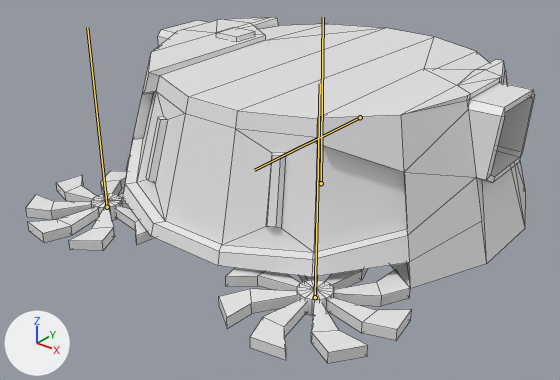
The FBX model Project Dog/Assets/Art/Models/Roomboi.fbx: old version first, new version second.
Camera for both pictures: a 50 mm lens placed at (2.03, -2.87, 1.67), pointed at (-0.02, -0.3, 0.07). Lighting does not change. The marker at lower left points along +X, +Y and +Z. Both versions are drawn at the pose saved in each file; the numbers are the values there. The bones that bend it are drawn over the model as lines. Mesh edges are drawn as thin lines.

Objects in the first picture: 'Cylinder_L_Lib'.
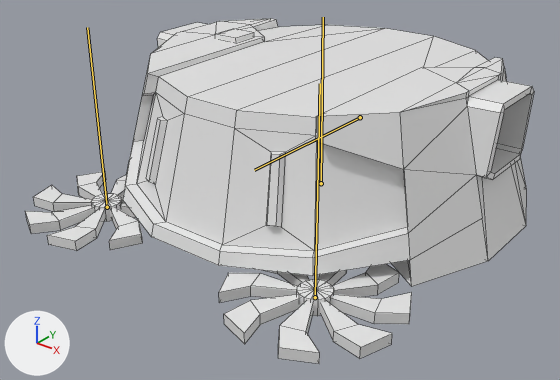
What differs and where, as boxes [x1, y1, x2, y2] in the pictures (560 x 380 px):
'Cylinder_L_Lib', posed
    before: [26, 17, 535, 363]
    after: [25, 18, 534, 364]

The change, as a list of edits to the scene's bpy script:
```text
Change bone_fan_left:
    where bone_fan_left = bpy.data.objects['Armature_proxy'].pose.bones['Fan Left']  # child of 'Body'
    bone_fan_left.rotation_quaternion: (0.988, 0.0, -0.156, 0.0) -> (1.0, 0.0, 0.0, 0.0)  # degrees (0, -18, 0) -> degrees (0, 0, 0)
Change bone_fan_right:
    where bone_fan_right = bpy.data.objects['Armature_proxy'].pose.bones['Fan Right']  # child of 'Body'
    bone_fan_right.rotation_quaternion: (0.988, 0.0, 0.156, 0.0) -> (1.0, 0.0, 0.0, 0.0)  # degrees (0, 18, 0) -> degrees (0, 0, 0)
```
